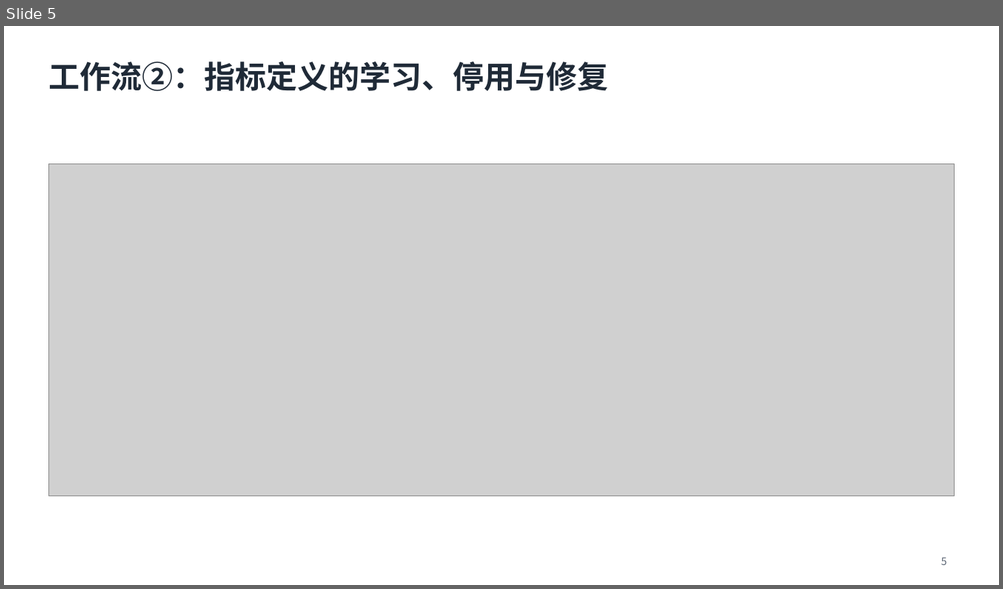
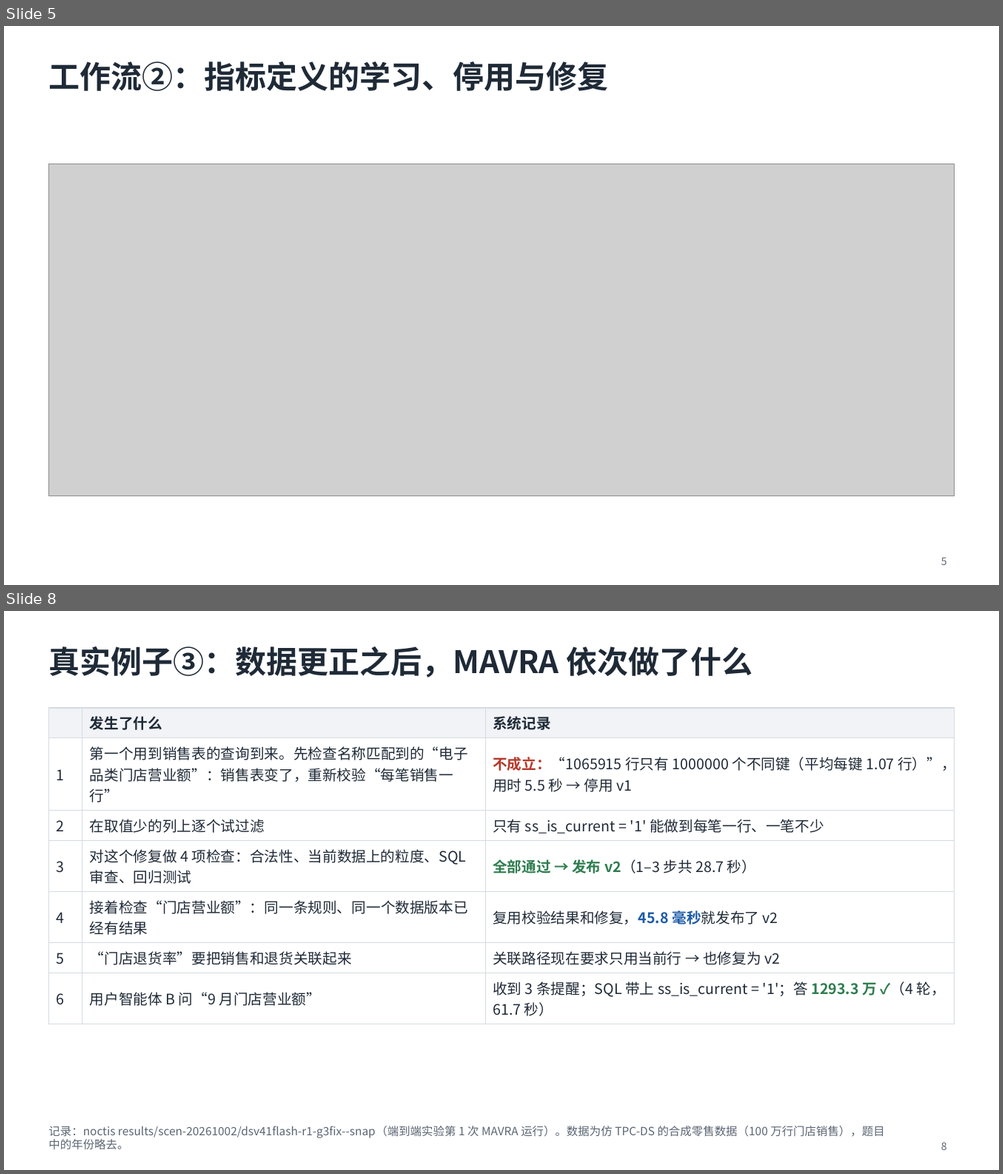
Before and after one commit to mmmttt000045/agent4db-adapter, a slide deck: docs/mavra-system.pptx. Shown one above the other, each under a label of ours: slide 5 before the commit, slides 5 and 8 after it; the slides between them are not shown. The pictures are 1003x589 and 1003x1174 pixels, drawn with LibreOffice and Linux fonts; fonts in the diff are those of the drawing; grey boxes stand for pictures. Boxes give left, top, right and bottom in pixels: in the first picture for what was removed or moved away, otherwise in the second. Text is boxed around its words. In the diff, an @@ line names an element or a change of style, - is before the commit and + after.

```diff
--- a/docs/mavra-system.pptx
+++ b/docs/mavra-system.pptx
@@ slide 8 added at bbox=[4, 611, 999, 1170], background #FFFFFF @@
@@ title added at bbox=[48, 647, 752, 678], 30 pt, text #1F2A37, bold @@
+真实例子③：数据更正之后，MAVRA 依次做了什么
@@ table added at bbox=[48, 708, 954, 1019], 7 rows, 3 columns @@
+ | 发生了什么 | 系统记录
+1 | 第一个用到销售表的查询到来。先检查名称匹配到的“电子品类门店营业额”：销售表变了，重新校验“每笔销售一行” | 不成立：“1065915 行只有 1000000 个不同键（平均每键 1.07 行）”，用时 5.5 秒 → 停用 v1
+2 | 在取值少的列上逐个试过滤 | 只有 ss_is_current = '1' 能做到每笔一行、一笔不少
+3 | 对这个修复做 4 项检查：合法性、当前数据上的粒度、SQL 审查、回归测试 | 全部通过 → 发布 v2（1–3 步共 28.7 秒）
+4 | 接着检查“门店营业额”：同一条规则、同一个数据版本已经有结果 | 复用校验结果和修复，45.8 毫秒就发布了 v2
+5 | “门店退货率”要把销售和退货关联起来 | 关联路径现在要求只用当前行 → 也修复为 v2
+6 | 用户智能体 B 问“9 月门店营业额” | 收到 3 条提醒；SQL 带上 ss_is_current = '1'；答 1293.3 万 ✓（4 轮，61.7 秒）
@@ text added at bbox=[48, 1126, 884, 1150], 11 pt, text #5B6573 @@
+记录：noctis results/scen-20261002/dsv41flash-r1-g3fix--snap（端到端实验第 1 次 MAVRA 运行）。数据为仿 TPC-DS 的合成零售数据（100 万行门店销售），题目中的年份略去。
@@ page number added at bbox=[941, 1142, 947, 1150], 10 pt, text #5B6573 @@
+8
```
Also in this commit, not shown: 3 slides changed, 3 other slides added, 19 other files.
